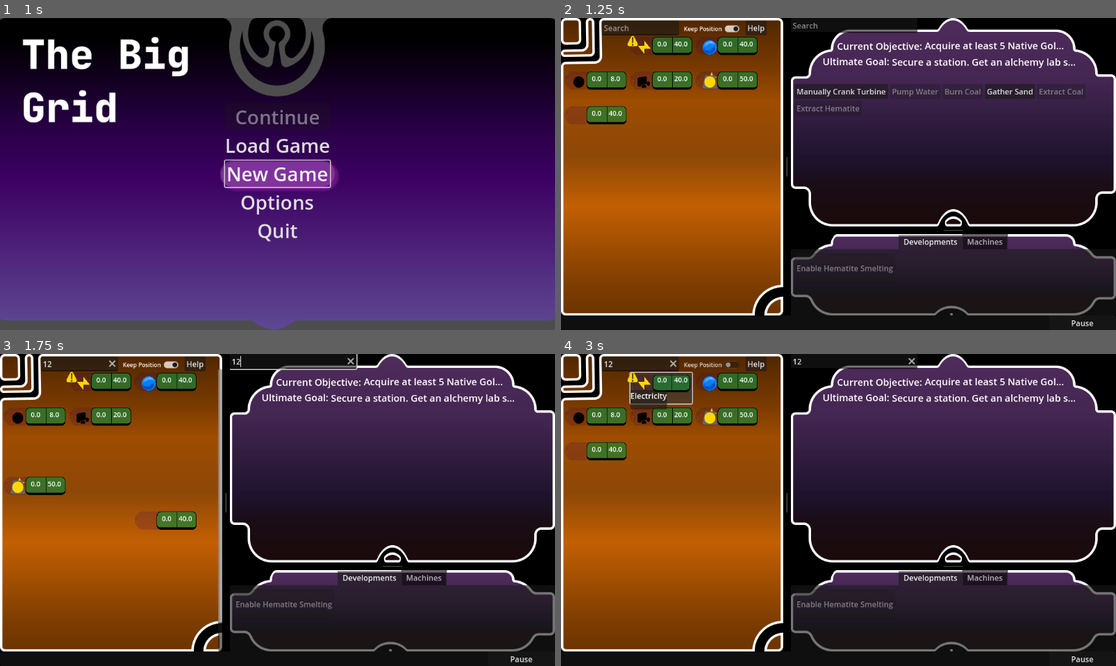
Above: before the commit, frames 1-4 (two rows, left to right).
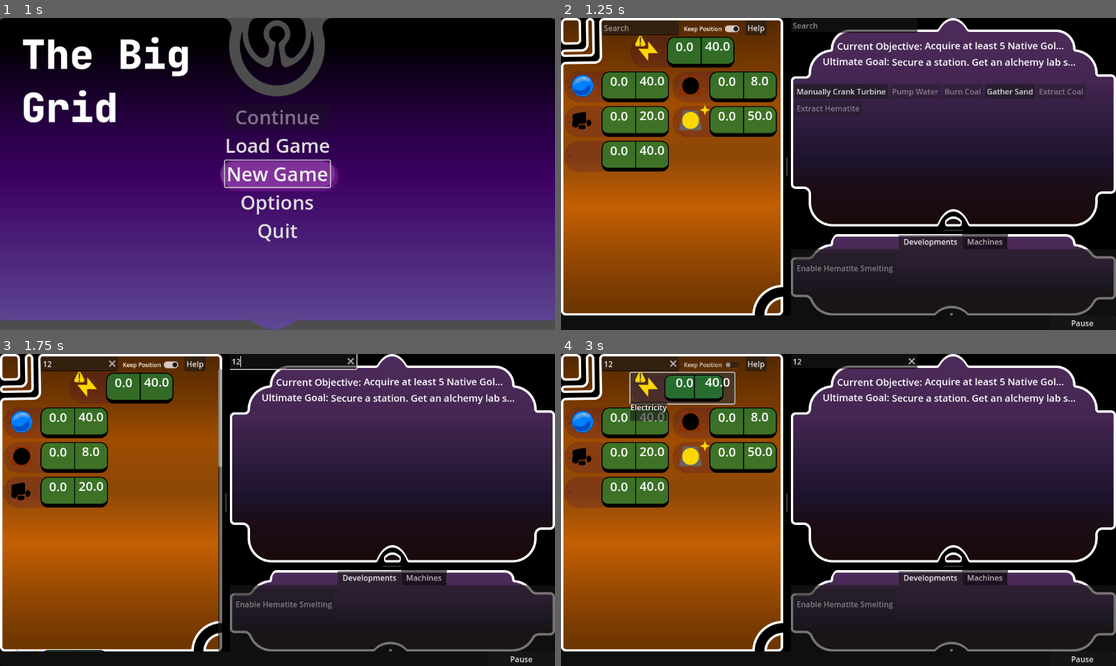
Above: after the commit, the same moments.

Repository: Carth501/The-Big-Grid
Game: Godot game, scene res://scenes/MainMenu.tscn
The game is run twice, just before and just after one commit, with the same random seed, the same clock (stepped at 60 frames per second) and the same inputs. Sound files missing from this copy of the repository are replaced by a short silence.
Inputs (mouse positions are in pixels of both pictures, inside the frame that each line leads up to):
- Up to frame 1 (1 s): click "New Game" at 0.5 s
- Up to frame 2 (1.25 s): no input
- Up to frame 3 (1.75 s): click (77, 363) at 1.27 s; type "12" at 1.35 s; click (294, 360) at 1.5 s; type "12" at 1.58 s
- Up to frame 4 (3 s): click "Keep Position" at 2 s; click "[center]0.0[/center]" at 2.75 s

Frame 1 is identical in both runs. In frame 2, 8.2% of the frame differs, in the area x 0-39%, y 5-50%; in frame 3, 6.8%; in frame 4, 8.5%.
Error in both runs: Invalid call. Nonexistent function 'to_lower' in base 'Dictionary'. (res://scripts/display/FilterForeman.gd:61)

Commit message:
Increase the supply display size

Diff:
--- a/scenes/display/SupplyDisplay.tscn
+++ b/scenes/display/SupplyDisplay.tscn
@@ -13,9 +13,11 @@
 [sub_resource type="StyleBoxEmpty" id="StyleBoxEmpty_x0e2l"]
 
 [node name="SupplyDisplay" type="Control" node_paths=PackedStringArray("supply_icon_display", "value_label", "max_label", "delta_label", "supply_button", "supply_change_feedback", "supply_curtain", "objective_star", "supply_warning", "popup_container", "popup_label", "popup_description")]
-custom_minimum_size = Vector2(128, 64)
+custom_minimum_size = Vector2(216, 64)
 layout_mode = 3
 anchors_preset = 0
+offset_right = 216.0
+offset_bottom = 64.0
 script = ExtResource("1_4pac3")
 supply_icon_display = NodePath("Button/SupplyIconDisplay")
 value_label = NodePath("Button/Count")
@@ -48,14 +50,16 @@
 anchors_preset = 1
 anchor_left = 1.0
 anchor_right = 1.0
-offset_left = -81.0
-offset_top = 5.0
-offset_right = -42.0
-offset_bottom = 37.0
+offset_left = -137.0
+offset_top = 2.0
+offset_right = -69.0
+offset_bottom = 60.0
 grow_horizontal = 0
 mouse_filter = 2
-theme_override_font_sizes/normal_font_size = 14
+theme_override_font_sizes/normal_font_size = 26
 bbcode_enabled = true
+text = "
+"
 fit_content = true
 
 [node name="Delta" type="RichTextLabel" parent="Button"]
@@ -63,14 +67,16 @@
 anchors_preset = 1
 anchor_left = 1.0
 anchor_right = 1.0
-offset_left = -81.0
-offset_top = 31.0
-offset_right = -42.0
-offset_bottom = 63.0
+offset_left = -137.0
+offset_top = 55.0
+offset_right = -69.0
+offset_bottom = 113.0
 grow_horizontal = 0
 mouse_filter = 2
-theme_override_font_sizes/normal_font_size = 14
+theme_override_font_sizes/normal_font_size = 26
 bbcode_enabled = true
+text = "
+"
 fit_content = true
 
 [node name="Max" type="RichTextLabel" parent="Button"]
@@ -80,23 +86,25 @@
 anchor_top = 1.0
 anchor_right = 1.0
 anchor_bottom = 1.0
-offset_left = -42.0
-offset_top = -59.0
-offset_right = -4.0
-offset_bottom = -27.0
+offset_left = -69.0
+offset_top = -63.0
+offset_right = -1.0
+offset_bottom = -4.0
 grow_horizontal = 0
 grow_vertical = 0
 mouse_filter = 2
-theme_override_font_sizes/normal_font_size = 14
+theme_override_font_sizes/normal_font_size = 26
 bbcode_enabled = true
+text = "
+"
 fit_content = true
 
 [node name="SupplyChangeFeedback" type="Control" parent="Button"]
 anchors_preset = 0
-offset_left = 76.0
-offset_top = 31.0
-offset_right = 116.0
-offset_bottom = 71.0
+offset_left = 143.0
+offset_top = 59.0
+offset_right = 183.0
+offset_bottom = 99.0
 mouse_filter = 2
 script = ExtResource("2_1xhgp")
 
@@ -113,10 +121,10 @@
 [node name="ObjectiveStar" type="TextureRect" parent="Button" node_paths=PackedStringArray("condition_panel")]
 visible = false
 layout_mode = 0
-offset_left = 22.0
-offset_top = 1.0
-offset_right = 44.0
-offset_bottom = 23.0
+offset_left = 56.0
+offset_top = -3.0
+offset_right = 78.0
+offset_bottom = 19.0
 mouse_filter = 2
 texture = ExtResource("5_a01e1")
 expand_mode = 1
@@ -136,9 +144,9 @@
 [node name="SupplyWarning" type="TextureRect" parent="Button" node_paths=PackedStringArray("warning_text", "warning_panel")]
 visible = false
 layout_mode = 0
-offset_left = -6.0
+offset_left = 10.0
 offset_top = -2.0
-offset_right = 16.0
+offset_right = 32.0
 offset_bottom = 20.0
 mouse_filter = 2
 texture = ExtResource("7_qetdo")
@@ -173,9 +181,9 @@
 visible = false
 z_index = 1
 layout_mode = 0
-offset_top = 36.0
+offset_top = 60.0
 offset_right = 40.0
-offset_bottom = 76.0
+offset_bottom = 100.0
 mouse_filter = 2
 
 [node name="VBoxContainer" type="VBoxContainer" parent="Button/PanelContainer"]
--- a/scenes/display/SupplyIconDisplay.tscn
+++ b/scenes/display/SupplyIconDisplay.tscn
@@ -19,7 +19,7 @@
 theme_override_constants/margin_bottom = 2
 
 [node name="TextureRect" type="TextureRect" parent="MarginContainer"]
-custom_minimum_size = Vector2(32, 32)
+custom_minimum_size = Vector2(48, 48)
 layout_mode = 2
 expand_mode = 4
 stretch_mode = 5
